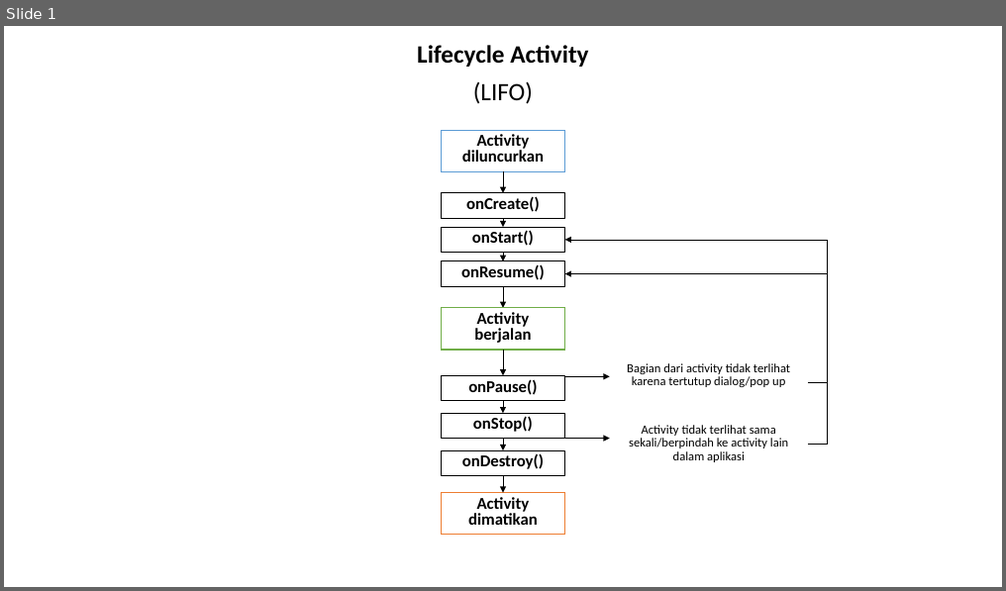
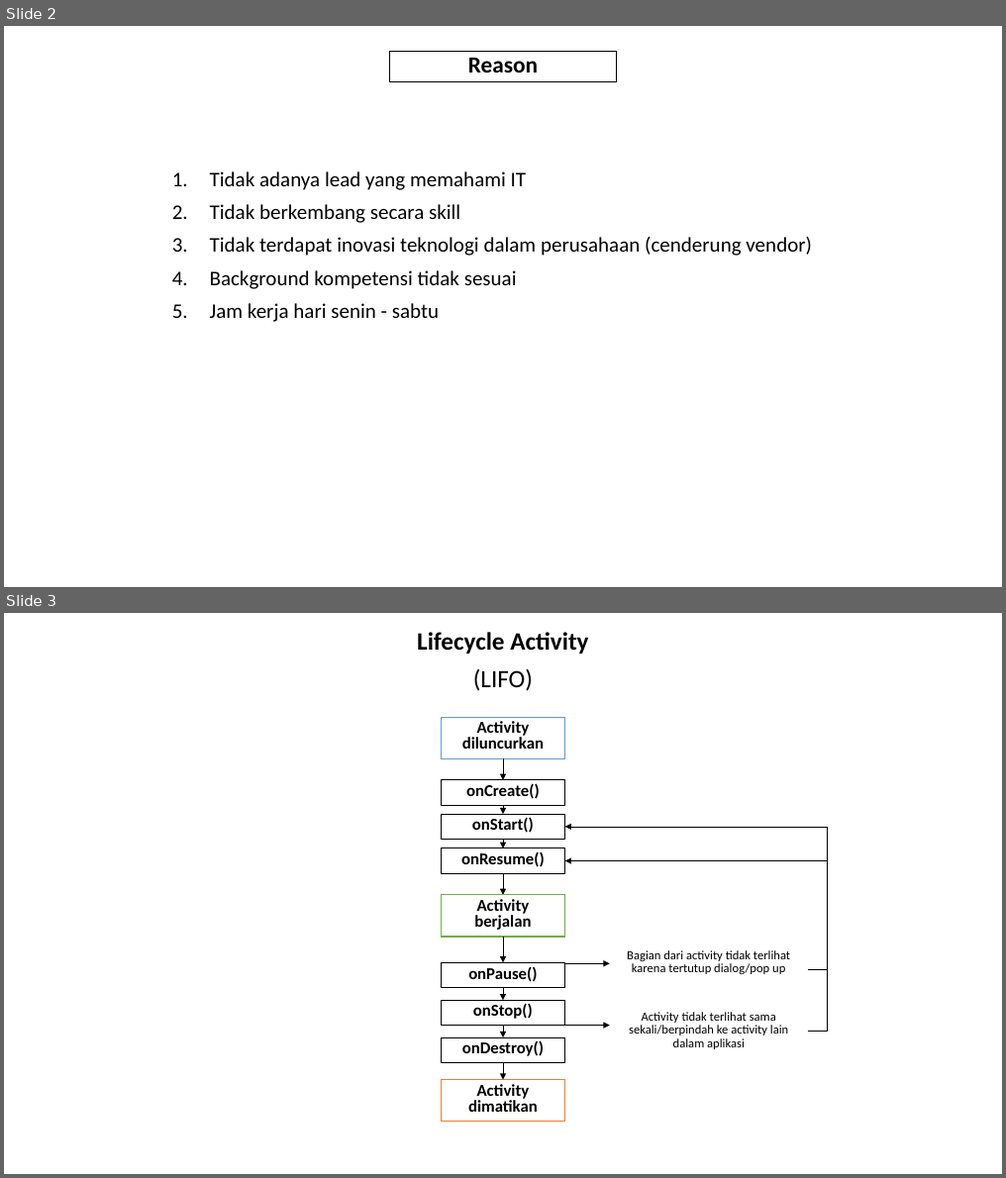
Before and after one commit to gunadermawan/curriculumVitae, a slide deck: proSistimatikaAuto/Presentation.pptx. Shown one above the other, each under a label of ours: slide 1 before the commit, slides 2 and 3 after it. The pictures are 1006x591 and 1006x1178 pixels, drawn with LibreOffice and Linux fonts; fonts in the diff are those of the drawing. Boxes give left, top, right and bottom in pixels: in the first picture for what was removed or moved away, otherwise in the second. Text is boxed around its words. In the diff, an @@ line names an element or a change of style, - is before the commit and + after.

```diff
--- a/proSistimatikaAuto/Presentation.pptx
+++ b/proSistimatikaAuto/Presentation.pptx
@@ slide 2 added at (x1=4, y1=26, x2=1002, y2=587), background #FFFFFF @@
@@ subtitle added at (x1=390, y1=52, x2=617, y2=81), outline #000000 1 pt, 22.2 pt, text #000000, bold @@
+Reason
@@ text added at (x1=210, y1=172, x2=812, y2=322), 20 pt, text #000000 @@
+1. Tidak adanya lead yang memahami IT
+2. Tidak berkembang secara skill
+3. Tidak terdapat inovasi teknologi dalam perusahaan (cenderung vendor)
+4. Background kompetensi tidak sesuai
+5. Jam kerja hari senin - sabtu
@@ what was slide 1 is now slide 3 @@
```
Also in this commit, not shown: 1 slide changed, 3 other slides added, 6 other files.
